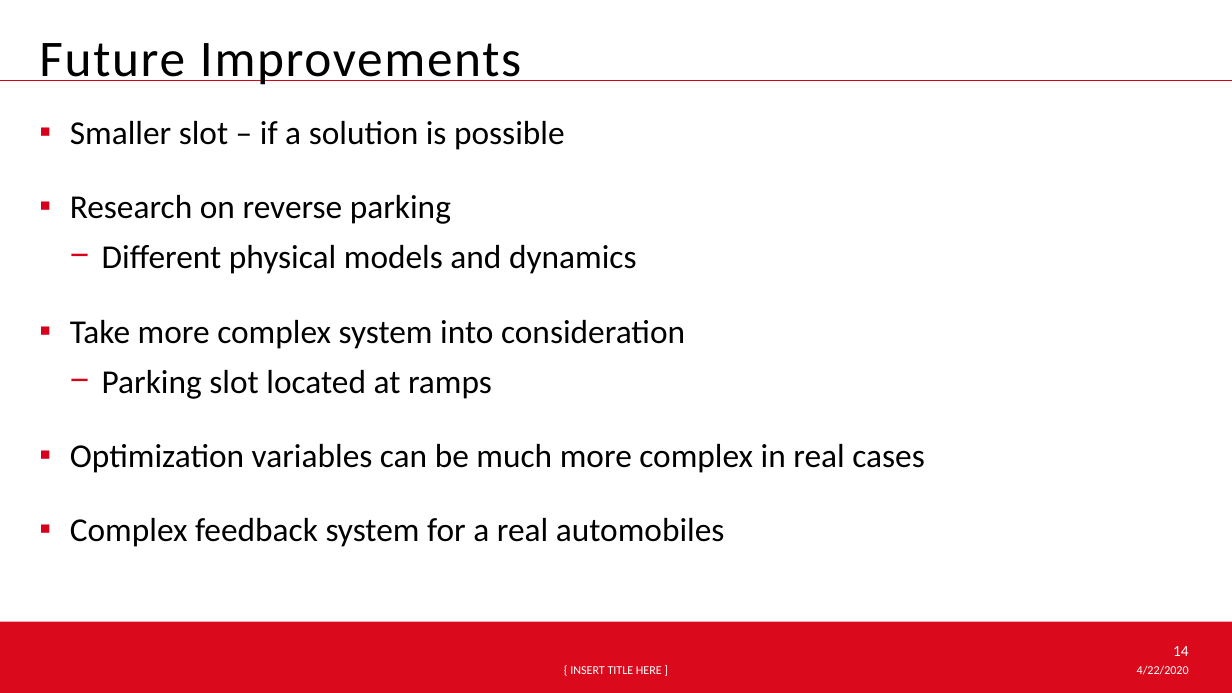
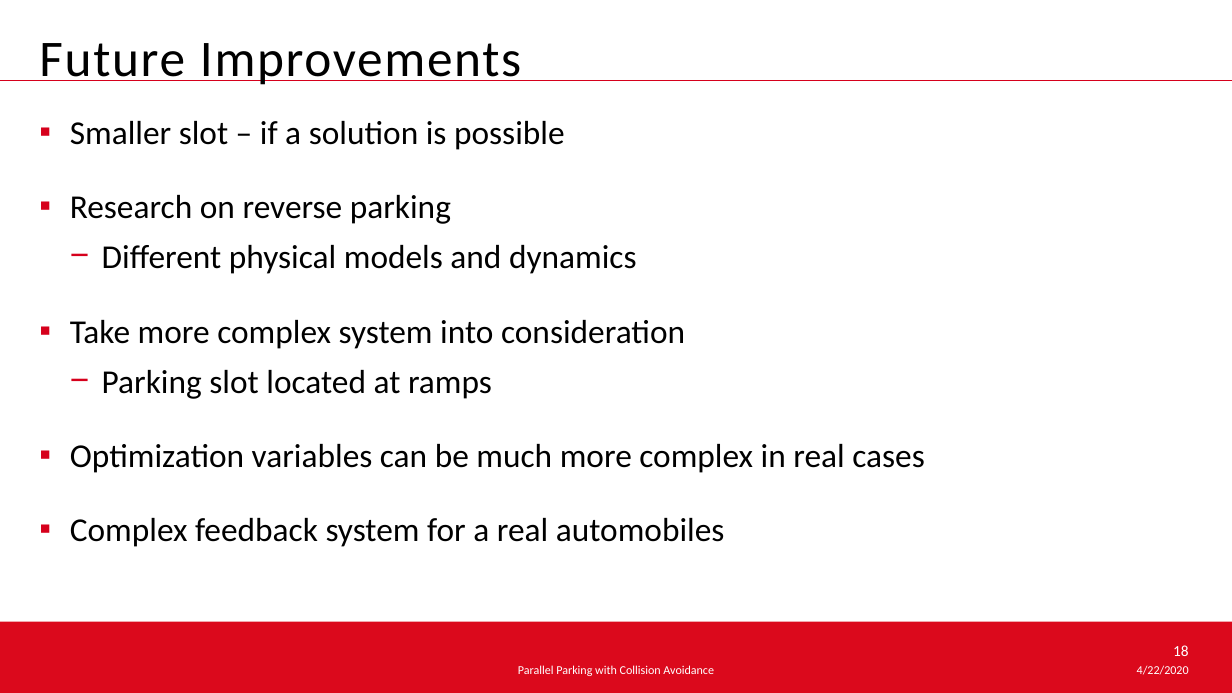
Before and after one commit to hehonglu123/optimal_control, a slide deck: slide 18 of Optimal Control Theory.pptx (slide 14 before the commit). Drawn at 1232x693 pixels with LibreOffice and Linux fonts; fonts in the diff are those of the drawing; background and template pictures are left out. Boxes give left, top, right and bottom in pixels: in the first picture for what was removed or moved away, otherwise in the second. Text is boxed around its words. In the diff, an @@ line names an element or a change of style, - is before the commit and + after.

```diff
--- a/Optimal Control Theory.pptx
+++ b/Optimal Control Theory.pptx
@@ page number at (1173,645,1189,656): text changed @@
-14
+18
@@ text at (518,665,714,676): text changed @@
-{ INSERT TITLE HERE ]
+Parallel Parking with Collision Avoidance
```
Also in this commit, not shown: 11 other slides changed, 7 slides added, 3 slides removed.
